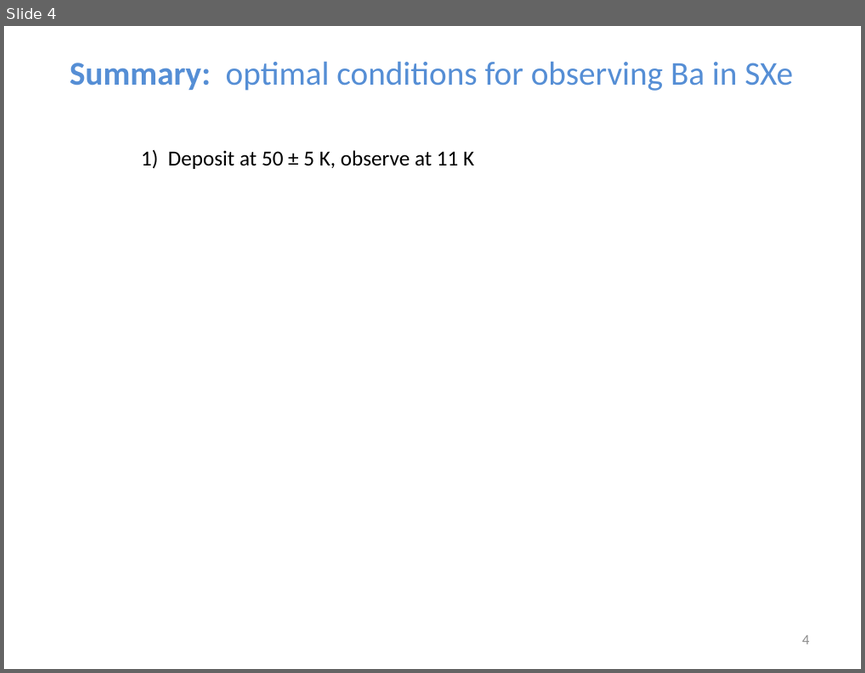
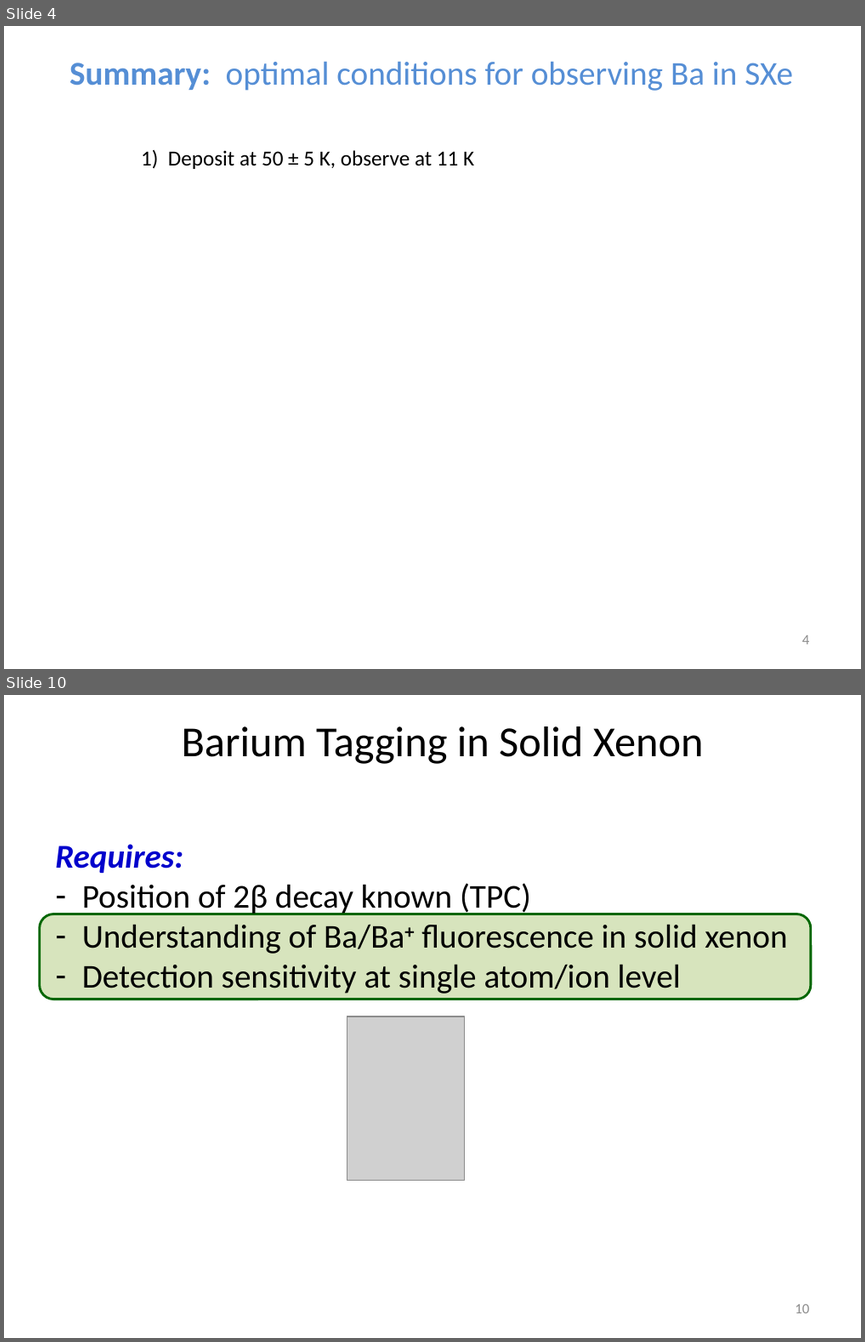
Before and after one commit to Waltmon/timthesis, a slide deck: defense/extras/defense - Copy.pptx. Shown one above the other, each under a label of ours: slide 4 before the commit, slides 4 and 10 after it; the slides between them are not shown. The pictures are 865x673 and 865x1342 pixels, drawn with LibreOffice and Linux fonts; fonts in the diff are those of the drawing; grey boxes stand for pictures. Boxes give left, top, right and bottom in pixels: in the first picture for what was removed or moved away, otherwise in the second. Text is boxed around its words. In the diff, an @@ line names an element or a change of style, - is before the commit and + after.

```diff
--- a/defense/extras/defense - Copy.pptx
+++ b/defense/extras/defense - Copy.pptx
@@ slide 10 added at bbox=[4, 695, 861, 1338], background #FFFFFF @@
@@ text added at bbox=[182, 726, 704, 764], 36 pt, text #000000 @@
+Barium Tagging in Solid Xenon
@@ text added at bbox=[55, 844, 787, 993], 28 pt, text #000000 @@
+Requires:
+– Position of 2β decay known (TPC)
+– Understanding of Ba/Ba+ fluorescence in solid xenon
+– Detection sensitivity at single atom/ion level
@@ rounded rectangle added at bbox=[39, 914, 811, 999], fill #D7E4BD, outline #006600 2 pt @@
@@ picture added at bbox=[347, 1016, 464, 1180] @@
@@ page number added at bbox=[794, 1304, 809, 1313], 12 pt, text #8C8C8C @@
+10
```
Also in this commit, not shown: 8 other slides added, 3 other files.
